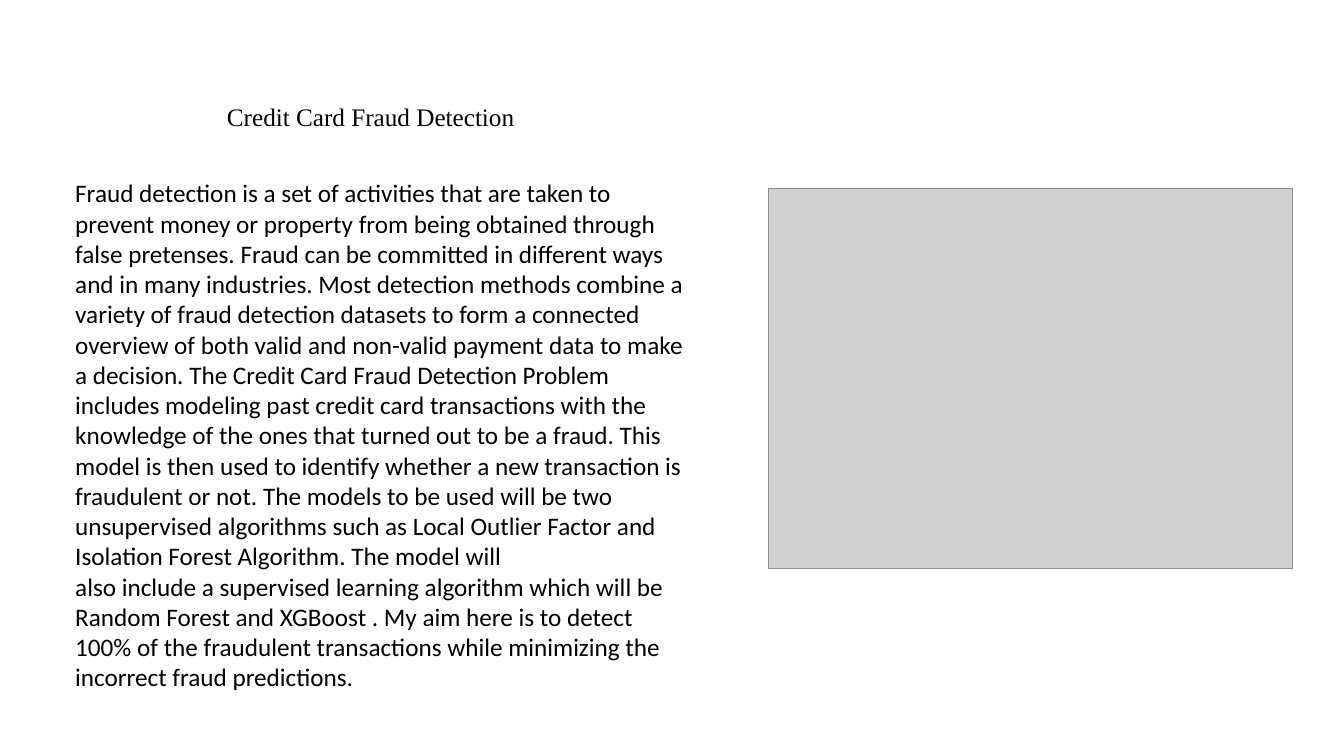
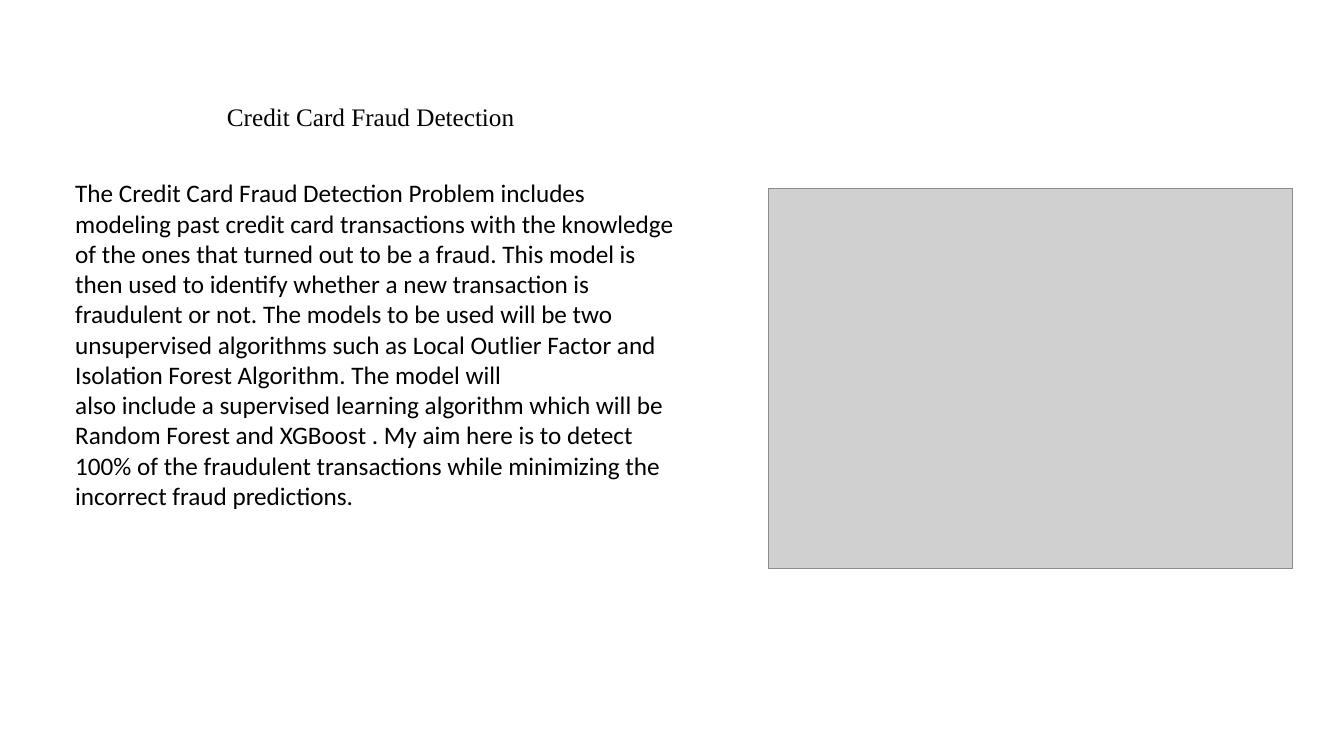
Before and after one commit to Nastaranra/Springboard_Project, a slide deck: slide 1 of Unit 20/Final_Presentation_Credit_card_Fraud_Detection.pptx. Drawn at 1344x756 pixels with LibreOffice and Linux fonts; fonts in the diff are those of the drawing; grey boxes stand for pictures. Boxes give left, top, right and bottom in pixels: in the first picture for what was removed or moved away, otherwise in the second. Text is boxed around its words. In the diff, an @@ line names an element or a change of style, - is before the commit and + after.

```diff
--- a/Unit 20/Final_Presentation_Credit_card_Fraud_Detection.pptx
+++ b/Unit 20/Final_Presentation_Credit_card_Fraud_Detection.pptx
@@ text at <box>75,184,674,389</box>: text changed @@
-Fraud detection is a set of activities that are taken to prevent money or property from being obtained through false pretenses. Fraud can be committed in different ways and in many industries. Most detection methods combine a variety of fraud detection datasets to form a connected overview of both valid and non-valid payment data to make a decision. The Credit Card Fraud Detection Problem includes modeling past credit card transactions with the knowledge of the ones that turned out to be a fraud. This model is then used to identify whether a new transaction is fraudulent or not. The models to be used will be two unsupervised algorithms such as Local Outlier Factor and Isolation Forest Algorithm. The model will
+The Credit Card Fraud Detection Problem includes modeling past credit card transactions with the knowledge of the ones that turned out to be a fraud. This model is then used to identify whether a new transaction is fraudulent or not. The models to be used will be two unsupervised algorithms such as Local Outlier Factor and Isolation Forest Algorithm. The model will
```
Also in this commit, not shown: 7 other slides changed, 3 slides removed.
